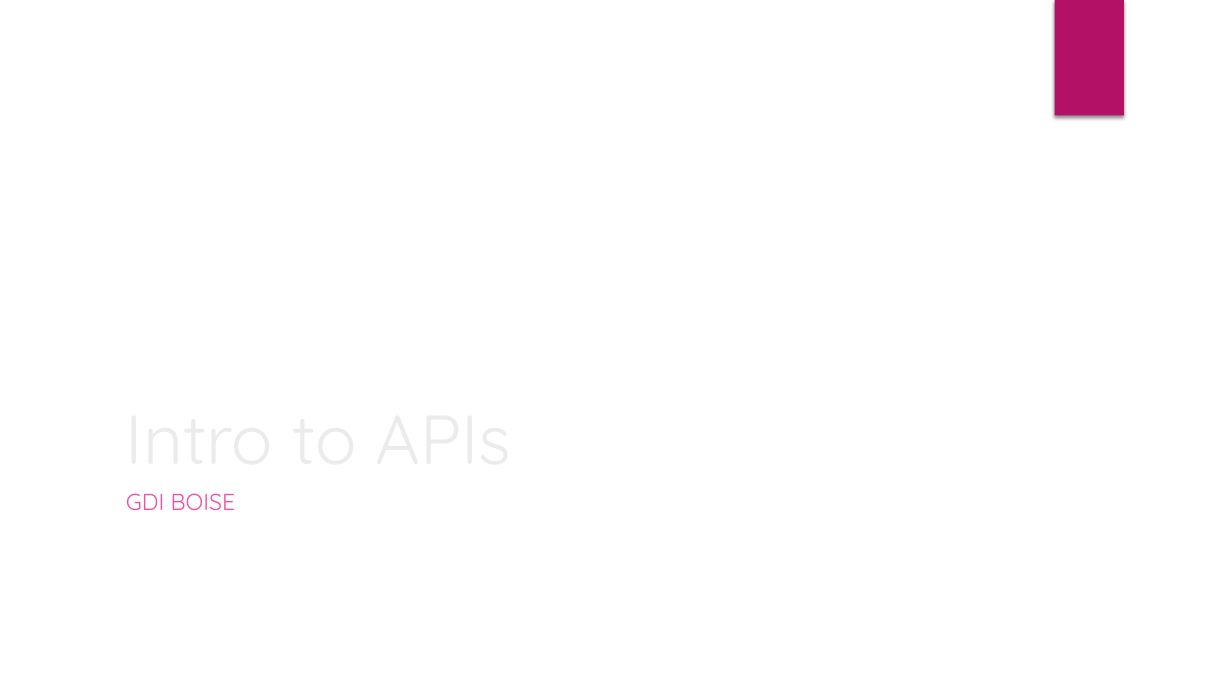
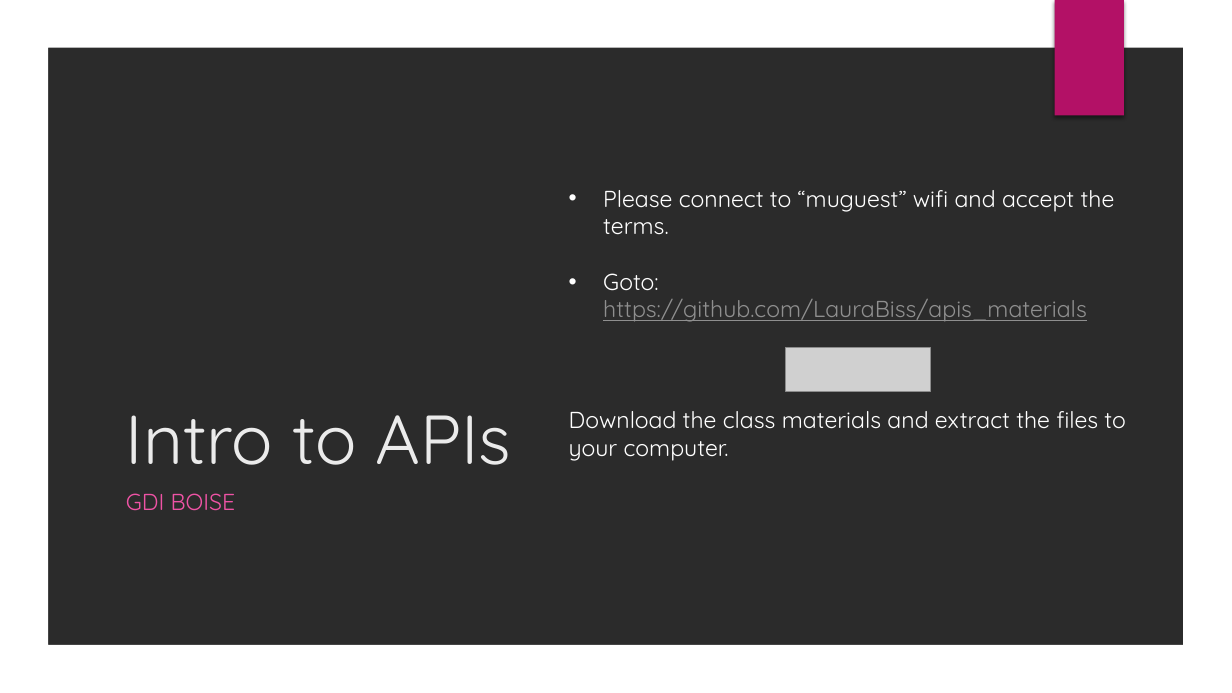
Before and after one commit to LauraBiss/apis_materials, a slide deck: slide 1 of Intro to APIs.pptx. Drawn at 1232x693 pixels with LibreOffice and Linux fonts; fonts in the diff are those of the drawing; grey boxes stand for pictures; background and template pictures are left out; a plain dark background stands for a picture behind light text. Boxes give left, top, right and bottom in pixels: in the first picture for what was removed or moved away, otherwise in the second. Text is boxed around its words. In the diff, an @@ line names an element or a change of style, - is before the commit and + after.

Commit message:
Slide update

```diff
--- a/Intro to APIs.pptx
+++ b/Intro to APIs.pptx
@@ freeform shape added at <box>0,0,1232,693</box>, fill #FFFFFF @@
@@ text added at <box>569,190,1125,461</box>, 18 pt, text #FFFFFF @@
+• Please connect to “muguest” wifi and accept the terms.
+• Goto: https://github.com/LauraBiss/apis_materials
+Download the class materials and extract the files to your computer.
@@ picture added at <box>786,348,930,392</box> @@
```
